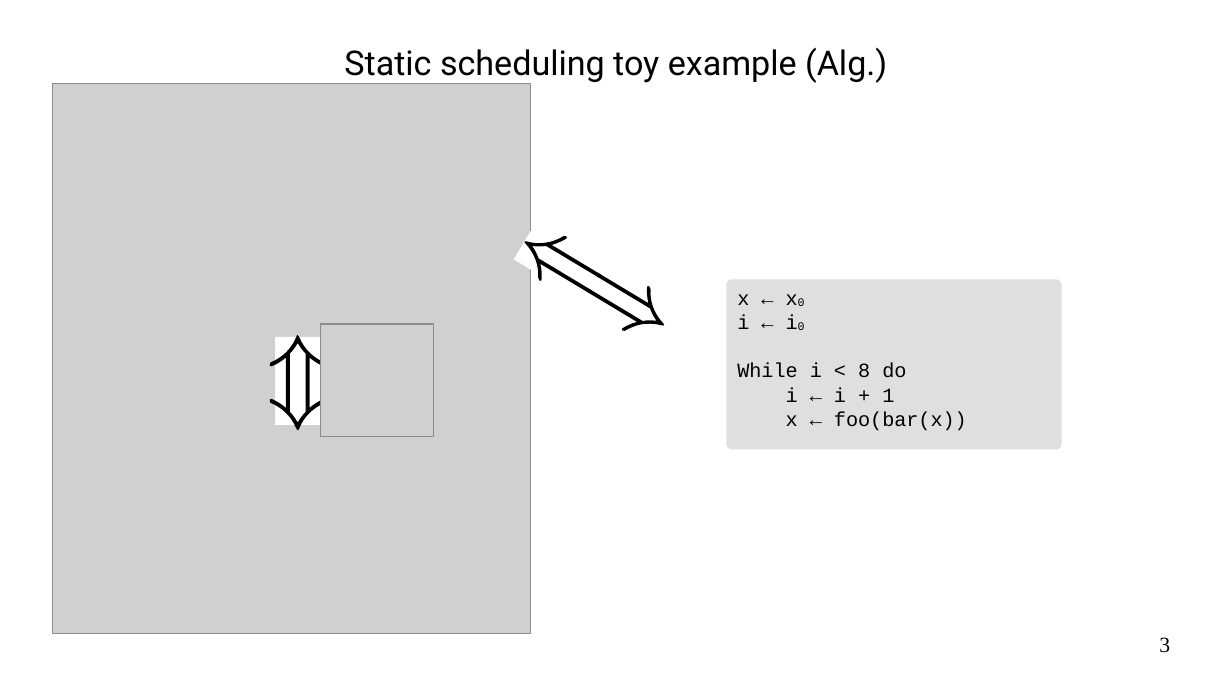
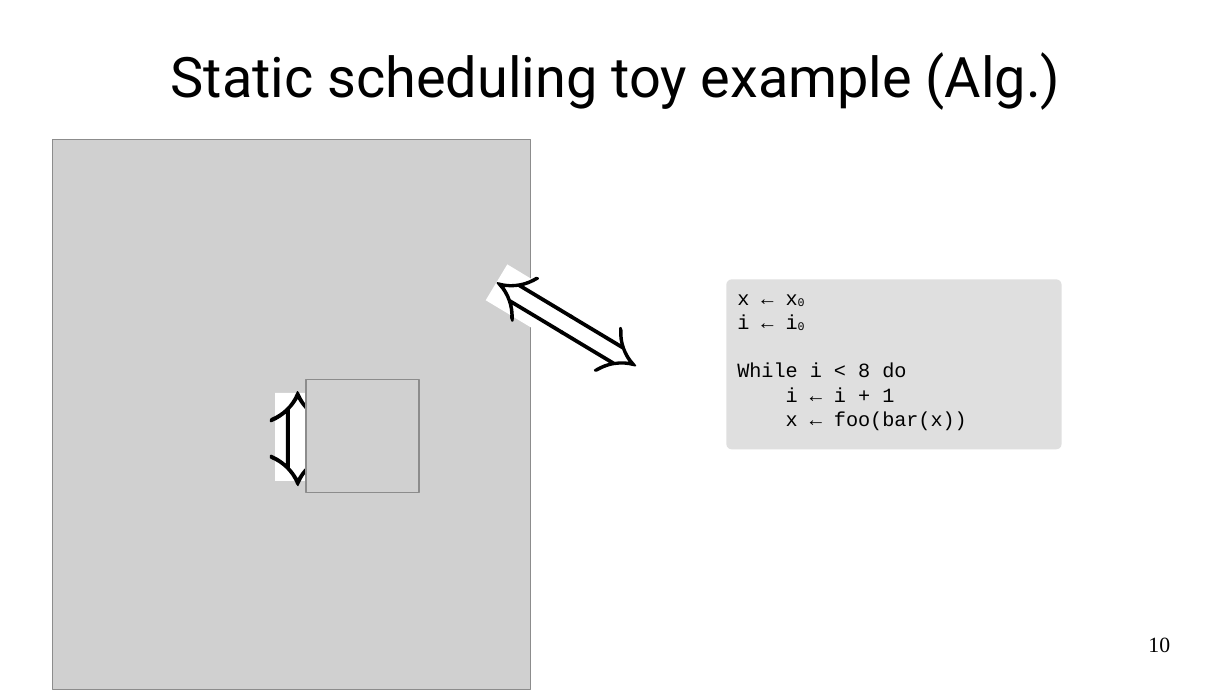
Before and after one commit to ulysse-lh/stage2024, a slide deck: slide 10 of slides/pres.odp (slide 3 before the commit). Drawn at 1232x693 pixels with LibreOffice and Linux fonts; fonts in the diff are those of the drawing; grey boxes stand for pictures. Boxes give left, top, right and bottom in pixels: in the first picture for what was removed or moved away, otherwise in the second. Text is boxed around its words. In the diff, an @@ line names an element or a change of style, - is before the commit and + after.

```diff
--- a/slides/pres.odp
+++ b/slides/pres.odp
@@ text "Static scheduling toy example (Alg.)": place and size @@
-text "Static scheduling toy example (Alg.)" at [344,48,887,84]
+text "Static scheduling toy example (Alg.)" at [171,52,1061,110]
@@ text "Static scheduling toy example (Alg.)" at [171,52,1061,110]: size 22 to 36 pt @@
@@ freeform shape: place and size @@
-freeform shape at [514,224,671,341]
+freeform shape at [486,265,643,382]
@@ freeform shape: place and size @@
-freeform shape at [587,274,664,332]
+freeform shape at [496,277,574,335]
@@ freeform shape: place and size @@
-freeform shape at [524,236,601,294]
+freeform shape at [559,314,636,372]
@@ picture: place and size @@
-picture at [321,324,434,437]
+picture at [306,380,419,493]
@@ 2 freeform shapes, 1 picture: place and size @@
-2 freeform shapes, 1 picture at [53,84,531,634]
+2 freeform shapes, 1 picture at [53,140,531,690]
@@ page number at [1148,637,1170,653]: text changed @@
-3
+10
```
Also in this commit, not shown: 11 other slides changed, 7 slides added.
